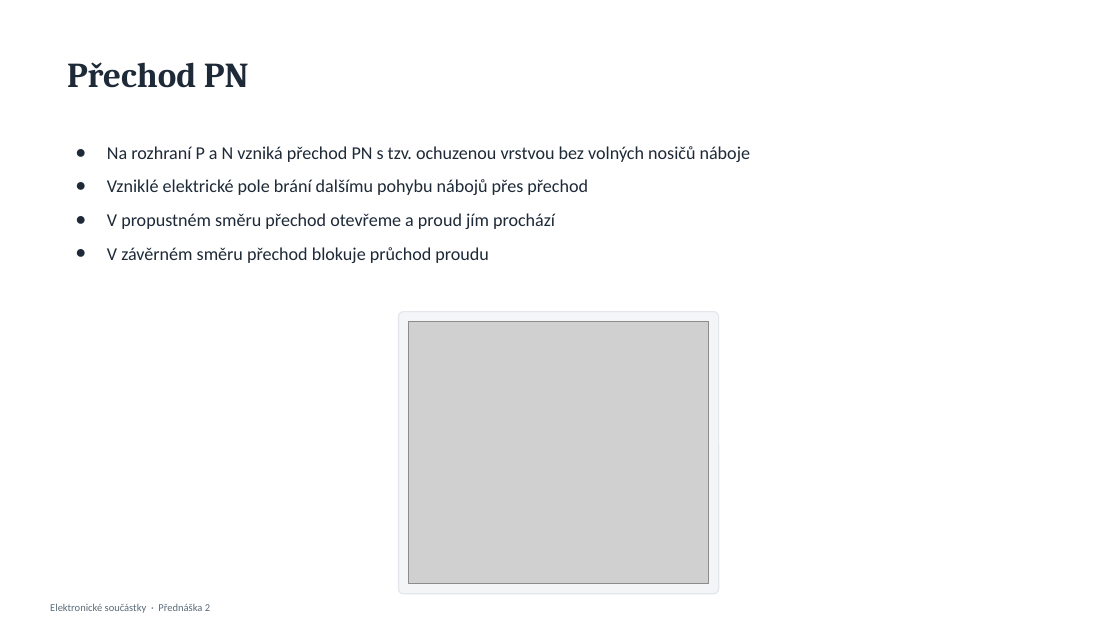
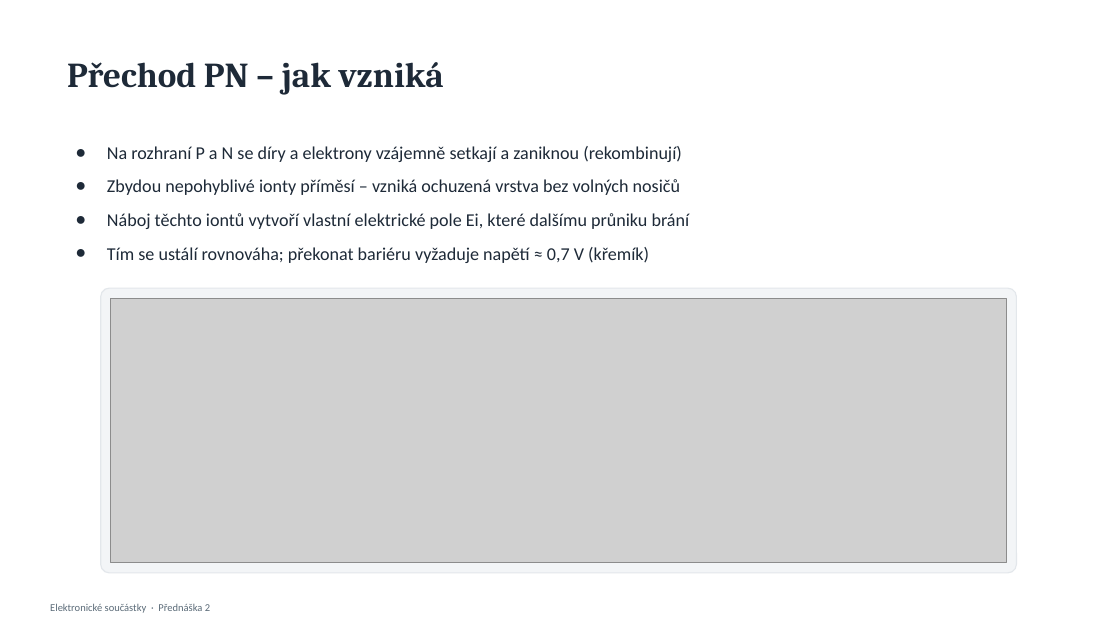
Before and after one commit to kralikm/BPC_SPEA, a slide deck: slide 44 of prednasky/01_elektronicke_soucastky_v2026.pptx. Drawn at 1120x630 pixels with LibreOffice and Linux fonts; fonts in the diff are those of the drawing; grey boxes stand for pictures. Boxes give left, top, right and bottom in pixels: in the first picture for what was removed or moved away, otherwise in the second. Text is boxed around its words. In the diff, an @@ line names an element or a change of style, - is before the commit and + after.

```diff
--- a/prednasky/01_elektronicke_soucastky_v2026.pptx
+++ b/prednasky/01_elektronicke_soucastky_v2026.pptx
@@ text at (67, 62, 444, 95): text changed @@
-Přechod PN
+Přechod PN – jak vzniká
@@ text at (107, 146, 690, 263): text changed @@
-● Na rozhraní P a N vzniká přechod PN s tzv. ochuzenou vrstvou bez volných nosičů náboje
-● Vzniklé elektrické pole brání dalšímu pohybu nábojů přes přechod
-● V propustném směru přechod otevřeme a proud jím prochází
-● V závěrném směru přechod blokuje průchod proudu
+● Na rozhraní P a N se díry a elektrony vzájemně setkají a zaniknou (rekombinují)
+● Zbydou nepohyblivé ionty příměsí – vzniká ochuzená vrstva bez volných nosičů
+● Náboj těchto iontů vytvoří vlastní elektrické pole Ei, které dalšímu průniku brání
+● Tím se ustálí rovnováha; překonat bariéru vyžaduje napětí ≈ 0,7 V (křemík)
@@ rounded rectangle: place and size @@
-rounded rectangle at (398, 312, 718, 594)
+rounded rectangle at (101, 288, 1017, 573)
@@ rounded rectangle at (101, 288, 1017, 573): proportions changed @@
@@ picture: place and size @@
-picture at (408, 322, 708, 584)
+picture at (111, 298, 1007, 563)
```
Also in this commit, not shown: 1 other slide changed, 2 slides added, 1 slide removed, 2 other files.
